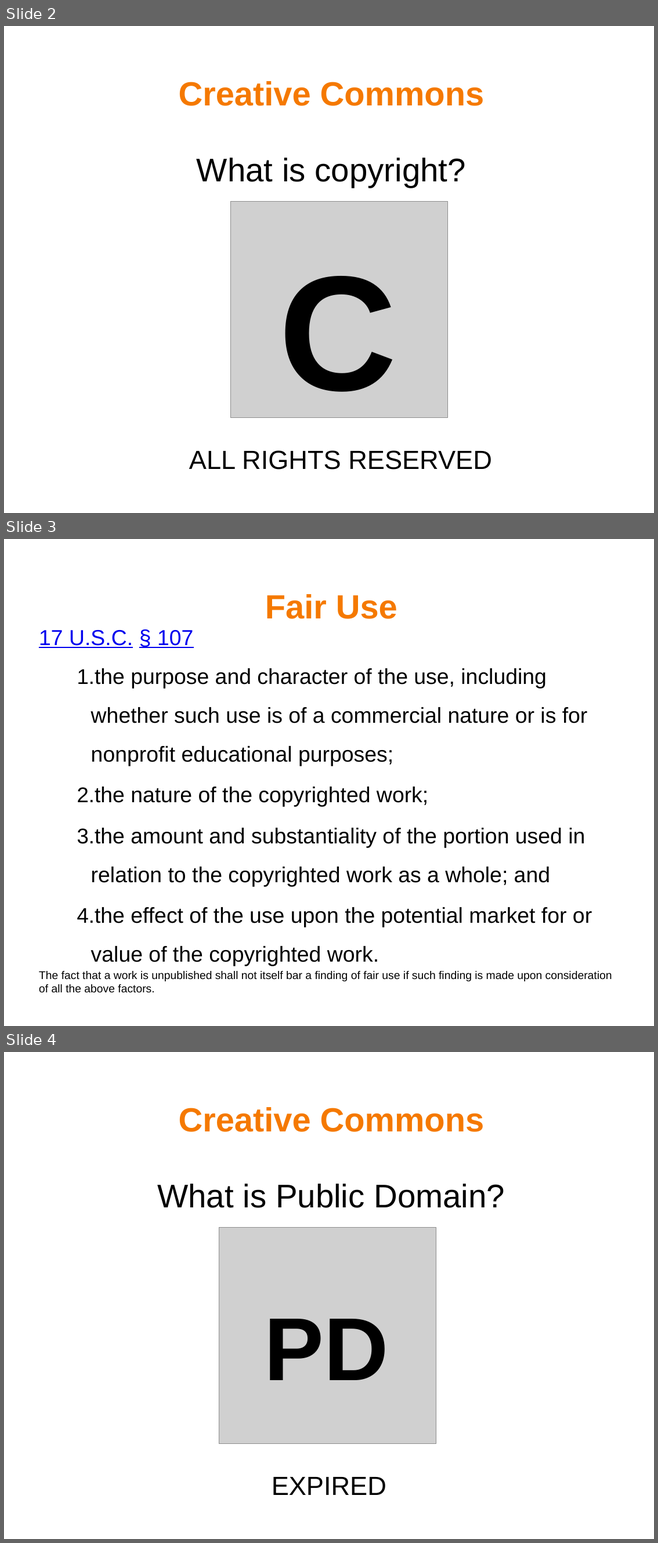
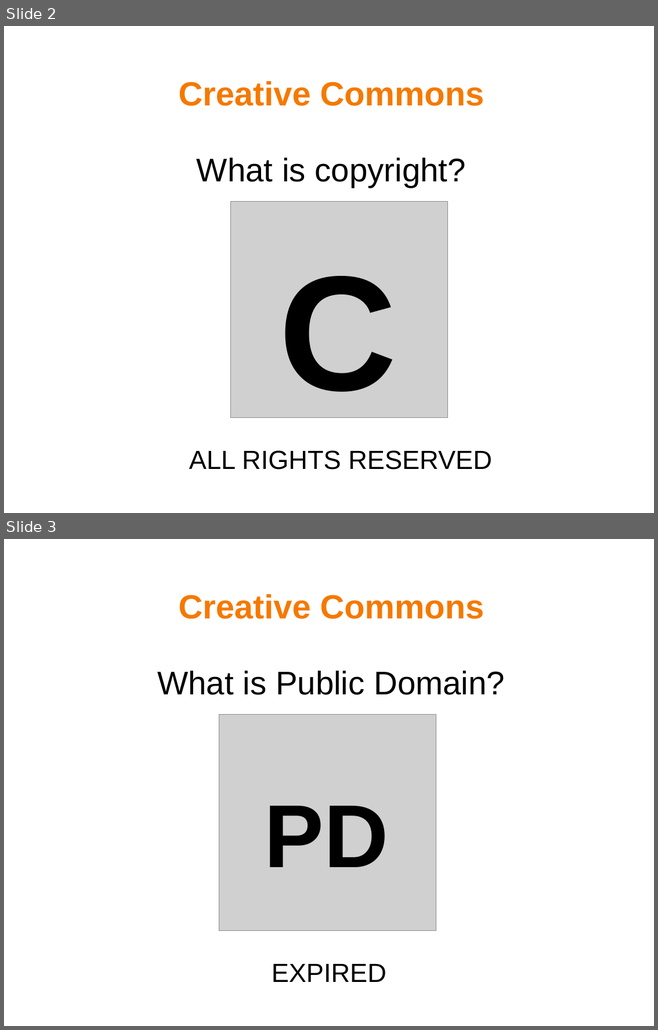
Before and after one commit to mohsend/know-creativecommons, a slide deck: know-cc-slideshow.odp. Shown one above the other, each under a label of ours: slides 2, 3 and 4 before the commit, slides 2 and 3 after it. The pictures are 658x1543 and 658x1030 pixels, drawn with LibreOffice and Linux fonts; fonts in the diff are those of the drawing; grey boxes stand for pictures; background and template pictures are left out. Boxes give left, top, right and bottom in pixels: in the first picture for what was removed or moved away, otherwise in the second. Text is boxed around its words. In the diff, an @@ line names an element or a change of style, - is before the commit and + after.

Commit message:
Deletes fair use slide adds CC icons to the license slide

```diff
--- a/know-cc-slideshow.odp
+++ b/know-cc-slideshow.odp
@@ slide 3 removed at box(4, 539, 654, 1026), background picture (left out) @@
@@ title removed at box(265, 594, 397, 619) @@
-Fair Use
@@ text removed at box(39, 630, 612, 993) @@
-17 U.S.C. § 107
-1. the purpose and character of the use, including whether such use is of a commercial nature or is for nonprofit educational purposes;
-2. the nature of the copyrighted work;
-3. the amount and substantiality of the portion used in relation to the copyrighted work as a whole; and
-4. the effect of the use upon the potential market for or value of the copyrighted work.
-The fact that a work is unpublished shall not itself bar a finding of fair use if such finding is made upon consideration of all the above factors.
@@ what was slide 4 is now slide 3 @@
```
Also in this commit, not shown: 2 slides changed.
